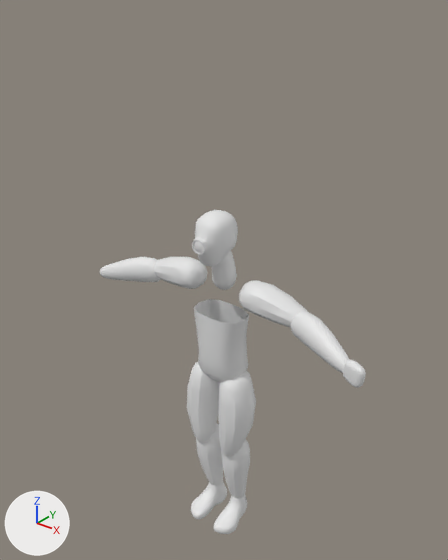
The Blender file Models/character.blend as it was, and as the next commit left it.
Camera for both pictures: a 50 mm camera at (18.8, -23.1, 22.5) aimed at (-0.3, 0.7, 7.8). The lights are fixed; the arrows at lower left show +X, +Y and +Z.

The older version as bpy lines, for what is in view:
```python
ob_cube = bpy.data.objects.new('Cube', me_cube)
ob_cube.location = (0.0, 0.0, 0.0)
ob_cube_001 = bpy.data.objects.new('Cube.001', me_cube_006)
ob_cube_001.location = (0.0, 0.0, 0.0)
ob_cube_003 = bpy.data.objects.new('Cube.003', me_cube_004)
ob_cube_003.location = (0.0, 0.0, 0.0)
ob_cube_005 = bpy.data.objects.new('Cube.005', me_cube_008)
ob_cube_005.location = (0.0, 0.0, 0.0)
ob_cube_006 = bpy.data.objects.new('Cube.006', me_cube_002)
ob_cube_006.location = (8.71, -1.22, 6.53)
ob_cube_006.rotation_euler = (-0.0354, 0.118, -0.347)  # degrees (-2, 6.8, -20)
ob_cylinder_001 = bpy.data.objects.new('Cylinder.001', me_cylinder_002)
ob_cylinder_001.location = (0.0, 0.0, 0.0)
ob_cylinder_003 = bpy.data.objects.new('Cylinder.003', me_cylinder_005)
ob_cylinder_003.location = (0.0, 0.0, 0.0)
ob_cylinder_004 = bpy.data.objects.new('Cylinder.004', me_cylinder_006)
ob_cylinder_004.location = (0.0, 0.0, 0.0)
ob_cylinder_005 = bpy.data.objects.new('Cylinder.005', me_cylinder_007)
ob_cylinder_005.location = (0.0, 0.0, 0.0)
# also in view: 'Cylinder.002' at (0.0, 0.0, -0.2)
```
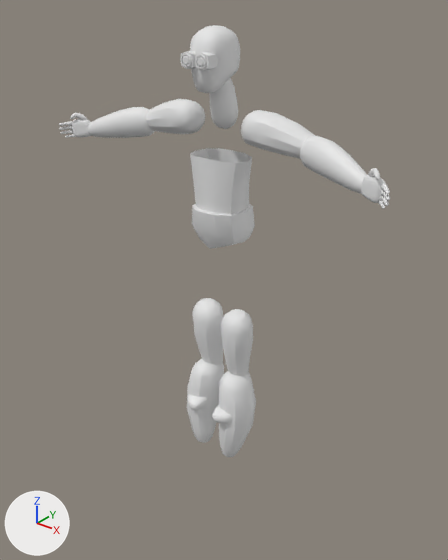
Changed parts and their boxes [x1, y1, x2, y2] in the pictures (448 x 560 px):
'Cube.003', moved: before [187, 263, 256, 334]; after [182, 96, 262, 176]
'Cube.001', moved: before [195, 319, 248, 382]; after [191, 165, 255, 249]
'Cylinder.004', moved: before [100, 257, 350, 373]; after [87, 107, 367, 194]
'Cylinder.003', moved: before [154, 257, 309, 328]; after [146, 99, 315, 159]
'Cylinder.001', moved: before [196, 423, 250, 499]; after [192, 298, 253, 376]
'Cube.008', added: after [180, 25, 240, 93]
'Cube', moved: before [191, 482, 247, 534]; after [187, 394, 232, 424]
'Cube.005', hidden: before [192, 210, 238, 267]
'Cube.006', reshaped, moved, turned: before [343, 360, 366, 388]; after [361, 175, 386, 203]
'Cylinder.005', moved: before [211, 251, 235, 273]; after [209, 78, 237, 104]
'Cube.007', added: after [72, 119, 91, 137]
'Sphere.001', added: after [373, 169, 380, 180]
'Sphere.014', added: after [76, 113, 88, 120]
'Sphere', added: after [368, 168, 378, 177]

Edits to the bpy script that builds the scene:
```text
Change me_cube_002:
    used by ob_cube_006; location = (8.71, -1.22, 6.53); rotation_euler = (-0.0354, 0.118, -0.347), in degrees (-2, 6.8, -20)
    remove me_cube_002.from_pydata(...)  # 18 vertices, 16 faces; spans x -0.6..0.6, y -0.276..0.384, z -0.6..0.6
    add me_cube_002.from_pydata(...)  # 18 vertices, 16 faces; spans x 7.981..9.438, y -1.778..-0.642, z 5.975..7.165
    me_cube_002 part 1: 18 of 18 vertices moved; they spanned x -0.6..0.6, y -0.276..0.384, z -0.6..0.6 and now span x 7.981..9.438, y -1.778..-0.642, z 5.975..7.165; mean shift (8.719, -1.227, 6.569); largest move (-0.6, 0.276, 0.42) -> (8.349, -0.747, 7.018)
Add me_cube_007:
    me_cube_007.from_pydata(...)  # 199 vertices, 178 faces; spans x 0.0..0.99, y -1.86..0.96, z 9.26..12.09
    me_cube_007.polygons.foreach_set('use_smooth', [True] * 178)
Add me_sphere_014:
    me_sphere_014.from_pydata(...)  # 114 vertices, 128 faces; spans x -8.872..-8.384, y -1.539..-1.015, z 6.943..7.438
    me_sphere_014.polygons.foreach_set('use_smooth', [True] * 128)
Add me_cube_005:
    me_cube_005.from_pydata(...)  # 18 vertices, 16 faces; spans x -9.438..-7.981, y -1.778..-0.642, z 5.975..7.165
    me_cube_005.polygons.foreach_set('use_smooth', [True] * 16)
Add me_sphere_001:
    me_sphere_001.from_pydata(...)  # 114 vertices, 128 faces; spans x 8.732..9.088, y -1.714..-1.4, z 7.076..7.428
    me_sphere_001.polygons.foreach_set('use_smooth', [True] * 128)
Add me_sphere:
    me_sphere.from_pydata(...)  # 114 vertices, 128 faces; spans x 8.384..8.872, y -1.539..-1.015, z 6.943..7.438
    me_sphere.polygons.foreach_set('use_smooth', [True] * 128)
Change ob_cylinder_001:
    ob_cylinder_001.location: (0.0, 0.0, 0.0) -> (0.0, 0.0, 8.6)
Change ob_cube:
    ob_cube.location: (0.0, 0.0, 0.0) -> (0.0, 0.0, 8.6)
Change ob_cube_003:
    ob_cube_003.location: (0.0, 0.0, 0.0) -> (0.0, 0.0, 8.6)
Change ob_cylinder_003:
    ob_cylinder_003.location: (0.0, 0.0, 0.0) -> (0.0, 0.0, 8.6)
Change ob_cylinder_004:
    ob_cylinder_004.location: (0.0, 0.0, 0.0) -> (0.0, 0.0, 8.6)
Change ob_cylinder_005:
    ob_cylinder_005.location: (0.0, 0.0, 0.0) -> (0.0, 0.0, 8.6)
Change ob_cube_005:
    add ob_cube_005.hide_set(True)
Change ob_cube_001:
    ob_cube_001.location: (0.0, 0.0, 0.0) -> (0.0, 0.0, 8.6)
Change ob_cube_006:
    ob_cube_006.rotation_euler: (-0.0354, 0.118, -0.347) -> (0.0, 0.0, 0.0)  # degrees (-2, 6.8, -20) -> degrees (0, 0, 0)
    ob_cube_006.location: (8.71, -1.22, 6.53) -> (0.0, 0.0, 8.6)
Add ob_cube_008:
    ob_cube_008 = bpy.data.objects.new('Cube.008', me_cube_007)
    ob_cube_008.location = (0.0, 0.0, 8.6)
    _m = ob_cube_008.modifiers.new('Mirror', 'MIRROR')
    _m.use_clip = True
Add ob_sphere_014:
    ob_sphere_014 = bpy.data.objects.new('Sphere.014', me_sphere_014)
    ob_sphere_014.location = (0.0, 0.0, 8.6)
Add ob_cube_007:
    ob_cube_007 = bpy.data.objects.new('Cube.007', me_cube_005)
    ob_cube_007.location = (0.0, 0.0, 8.6)
    _m = ob_cube_007.modifiers.new('Subdivision', 'SUBSURF')
Add ob_sphere_001:
    ob_sphere_001 = bpy.data.objects.new('Sphere.001', me_sphere_001)
    ob_sphere_001.location = (0.0, 0.0, 8.6)
Add ob_sphere:
    ob_sphere = bpy.data.objects.new('Sphere', me_sphere)
    ob_sphere.location = (0.0, 0.0, 8.6)
```
